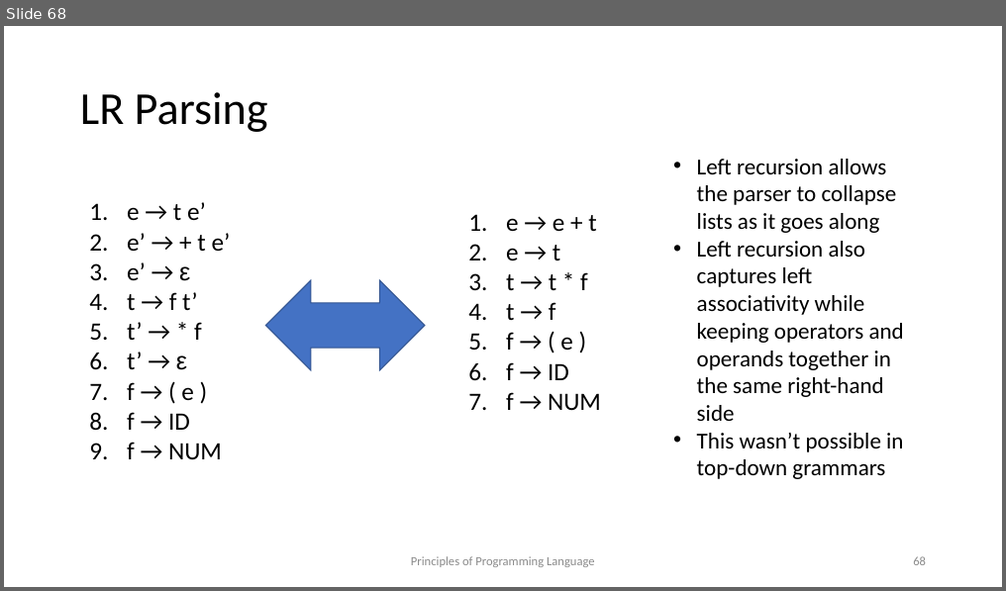
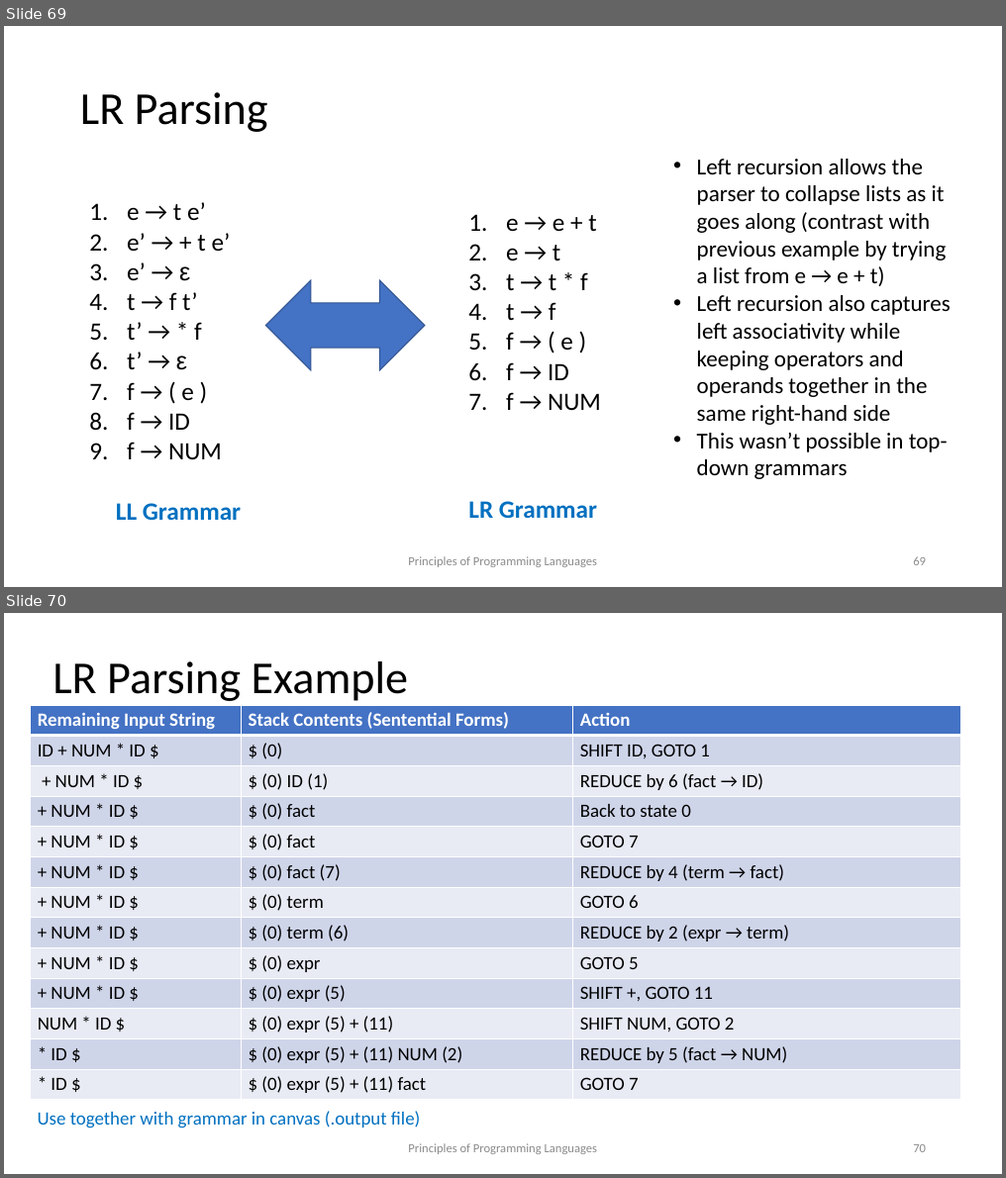
Before and after one commit to kongm/pl-design, a slide deck: syntax.pptx. Shown one above the other, each under a label of ours: slide 68 before the commit, slides 69 and 70 after it. The pictures are 1006x591 and 1006x1178 pixels, drawn with LibreOffice and Linux fonts; fonts in the diff are those of the drawing. Boxes give left, top, right and bottom in pixels: in the first picture for what was removed or moved away, otherwise in the second. Text is boxed around its words. In the diff, an @@ line names an element or a change of style, - is before the commit and + after.

```diff
--- a/syntax.pptx
+++ b/syntax.pptx
@@ slide 70 added at [4, 613, 1002, 1174], background #FFFFFF @@
@@ title added at [53, 662, 408, 701], 44 pt, text #000000 @@
+LR Parsing Example
@@ table added at [30, 705, 960, 1100], 13 rows, 3 columns @@
+Remaining Input String | Stack Contents (Sentential Forms) | Action
+ID + NUM * ID $ | $ (0) | SHIFT ID, GOTO 1
++ NUM * ID $ | $ (0) ID (1) | REDUCE by 6 (fact → ID)
++ NUM * ID $ | $ (0) fact | Back to state 0
++ NUM * ID $ | $ (0) fact | GOTO 7
++ NUM * ID $ | $ (0) fact (7) | REDUCE by 4 (term → fact)
++ NUM * ID $ | $ (0) term | GOTO 6
++ NUM * ID $ | $ (0) term (6) | REDUCE by 2 (expr → term)
++ NUM * ID $ | $ (0) expr | GOTO 5
++ NUM * ID $ | $ (0) expr (5) | SHIFT +, GOTO 11
+NUM * ID $ | $ (0) expr (5) + (11) | SHIFT NUM, GOTO 2
+* ID $ | $ (0) expr (5) + (11) NUM (2) | REDUCE by 5 (fact → NUM)
+* ID $ | $ (0) expr (5) + (11) fact | GOTO 7
@@ text added at [38, 1111, 420, 1129], 18 pt, text #0070C0 @@
+Use together with grammar in canvas (.output file)
@@ text added at [408, 1144, 597, 1155], 12 pt, text #8C8C8C @@
+Principles of Programming Languages
@@ page number added at [913, 1145, 926, 1153], 12 pt, text #8C8C8C @@
+70
@@ what was slide 68 is now slide 69 @@
@@ slide 69 changed as well @@
@@ text at [697, 159, 946, 286]: text changed @@
-• Left recursion allows the parser to collapse lists as it goes along
+• Left recursion allows the parser to collapse lists as it goes along (contrast with previous example by trying a list from e → e + t)
@@ text added at [116, 503, 241, 520], 24 pt, text #0070C0, bold @@
+LL Grammar
@@ text added at [468, 501, 597, 518], 24 pt, text #0070C0, bold @@
+LR Grammar
@@ text at [408, 557, 597, 568]: text changed @@
-Principles of Programming Language
+Principles of Programming Languages
```
Also in this commit, not shown: 75 other slides changed, 2 other slides added, 1 other file.
